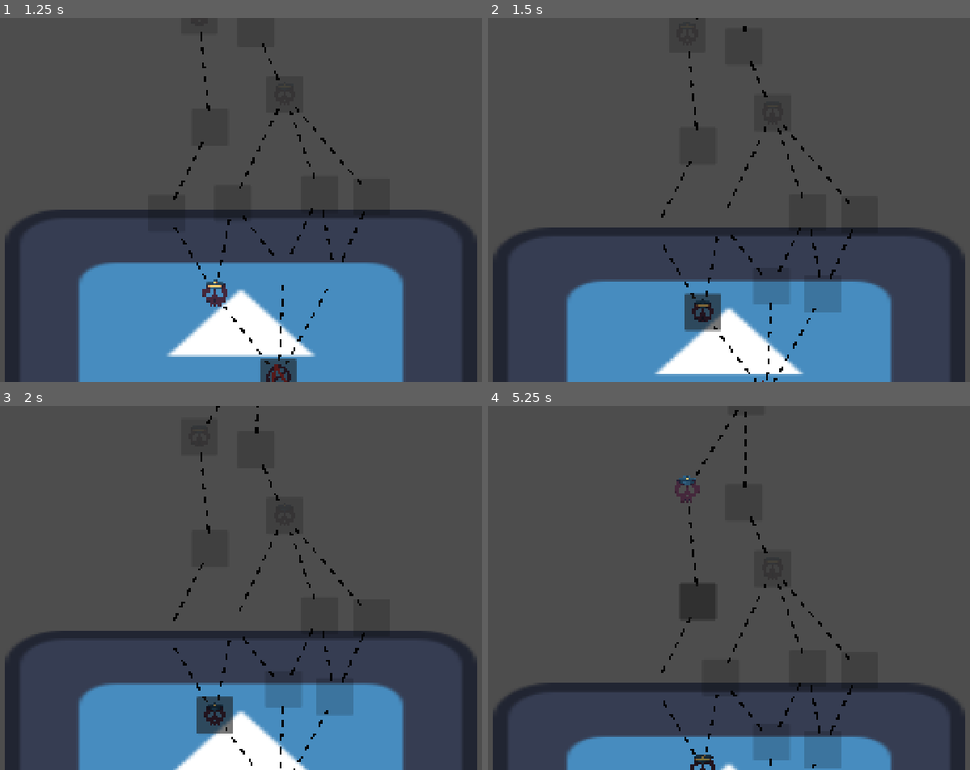
Above: before the commit, frames 1-4 (two rows, left to right).
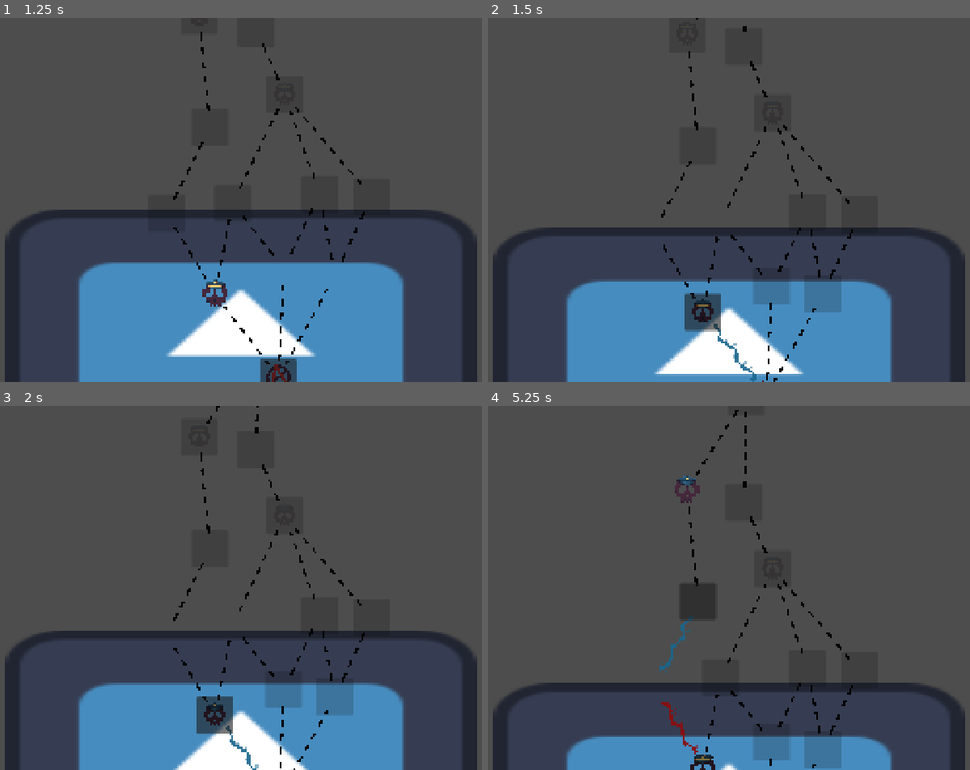
Above: after the commit, the same moments.

Repository: Winter-Aria/SouperSerious
Game: Godot game, scene res://map_screen.tscn
The game is run twice, just before and just after one commit, with the same random seed, the same clock (stepped at 60 frames per second) and the same inputs. This scene is started directly instead of the project's main scene. The engine's default icon, where the game draws it, is replaced by a stand-in: a white triangle on a blue panel in a dark square.
Inputs (mouse positions are in pixels of both pictures, inside the frame that each line leads up to):
- Up to frame 1 (1.25 s): click (279, 363) at 0.5 s
- Up to frame 2 (1.5 s): click (704, 294) at 1.27 s
- Up to frame 3 (2 s): no input
- Up to frame 4 (5.25 s): click (704, 715) at 2.02 s; click (656, 635) at 2.77 s; click (704, 748) at 3.52 s; click (656, 668) at 4.27 s; click (700, 584) at 5.02 s

Frame 1 is identical in both runs. In frame 2, 0.2% of the frame differs, in the area x 46-56%, y 84-100%; in frame 3, 0.1%; in frame 4, 0.3%, in the area x 35-44%, y 58-96%.

Commit message:
paint effec t for pqaths

Diff:
--- a/souper-serious-game-jam/Scripts/map_screen.gd
+++ b/souper-serious-game-jam/Scripts/map_screen.gd
@@ -2,8 +2,9 @@
 
 var mapNodes: Array[MapNode] = []
 var nodeButtons: Dictionary = {}
-
+var traveledConnections: Dictionary = {}
 @export var MapButton: PackedScene
+var currentNodeId: String = "start"
 
 func _ready() -> void:
 	var generator = MapGenerator.new()
@@ -31,6 +32,13 @@
 	if not node.available:
 		return
 
+
+	if currentNodeId != "":
+		var edgeKey = currentNodeId + "->" + node.id
+		traveledConnections[edgeKey] = true
+
+	currentNodeId = node.id
+
 	node.visited = true
 	node.available = false
 
@@ -41,7 +49,7 @@
 
 	LockSiblingsInSameRow(node)
 	RefreshAllButtons()
-
+	$PathLines.SetTraveled(traveledConnections)
 	$MapCamera.SetTarget(node)
 
 func LockSiblingsInSameRow(chosenNode: MapNode) -> void:
--- a/souper-serious-game-jam/path_lines.gd
+++ b/souper-serious-game-jam/path_lines.gd
@@ -1,14 +1,26 @@
 extends Node2D
 
 var mapNodes: Array[MapNode] = []
+var traveledConnections: Dictionary = {}
 const NODE_VISUAL_OFFSET = Vector2(32, 32)
 const LINE_END_MARGIN = 28.0
+
+const PAINT_COLORS = [
+	Color(0.55, 0.05, 0.05, 0.9),
+	Color(0.85, 0.65, 0.05, 0.9),
+	Color(0.1, 0.4, 0.55, 0.9),
+	Color(0.6, 0.15, 0.55, 0.9),
+	Color(0.15, 0.5, 0.15, 0.9),
+	Color(0.9, 0.45, 0.05, 0.9),
+]
 
 func Setup(nodes: Array[MapNode]) -> void:
 	mapNodes = nodes
 	queue_redraw()
 
-
+func SetTraveled(traveled: Dictionary) -> void:
+	traveledConnections = traveled
+	queue_redraw()
 
 func _draw() -> void:
 	for node in mapNodes:
@@ -20,7 +32,52 @@
 				var direction = (to - from).normalized()
 				var adjustedFrom = from + direction * LINE_END_MARGIN
 				var adjustedTo = to - direction * LINE_END_MARGIN
-				draw_dashed_line(adjustedFrom, adjustedTo, Color.BLACK, 4.0, 12.0)
+
+				var edgeKey = node.id + "->" + target.id
+				if traveledConnections.has(edgeKey):
+					var paintColor = ColorForEdge(edgeKey)
+					DrawGraffitiLine(adjustedFrom, adjustedTo, paintColor)
+				else:
+					draw_dashed_line(adjustedFrom, adjustedTo, Color.BLACK, 4.0, 12.0)
+
+func ColorForEdge(edgeKey: String) -> Color:
+
+	var hash = 0
+	for c in edgeKey:
+		hash += c.unicode_at(0)
+	var index = hash % PAINT_COLORS.size()
+	return PAINT_COLORS[index]
+
+func DrawGraffitiLine(from: Vector2, to: Vector2, paintColor: Color) -> void:
+	var segments = 16
+	var points: Array[Vector2] = []
+	var seed = node_seed_offset(from)
+
+	for i in range(segments + 1):
+		var t = float(i) / segments
+		var basePoint = from.lerp(to, t)
+		var perpendicular = (to - from).normalized().rotated(PI / 2)
+
+		var wobble = sin(t * PI * 5.0 + seed) * 5.0
+		wobble += sin(t * PI * 11.0 + seed * 1.7) * 2.0
+
+		points.append(basePoint + perpendicular * wobble)
+
+	for i in range(points.size() - 1):
+		var thickness = 5.0 + sin(float(i) * 2.3 + seed) * 2.5
+		draw_line(points[i], points[i + 1], paintColor, thickness)
+
+	for i in range(6):
+		var t = randf()
+		var basePoint = from.lerp(to, t)
+		var perpendicular = (to - from).normalized().rotated(PI / 2)
+		var offset = perpendicular * randf_range(-12, 12)
+		var dotPos = basePoint + offset
+		var dotSize = randf_range(1.5, 3.5)
+		draw_circle(dotPos, dotSize, Color(paintColor.r, paintColor.g, paintColor.b, 0.5))
+
+func node_seed_offset(p: Vector2) -> float:
+	return fmod(p.x * 12.9898 + p.y * 78.233, 6.2831)
 
 func FindNodeById(id: String) -> MapNode:
 	for node in mapNodes:
